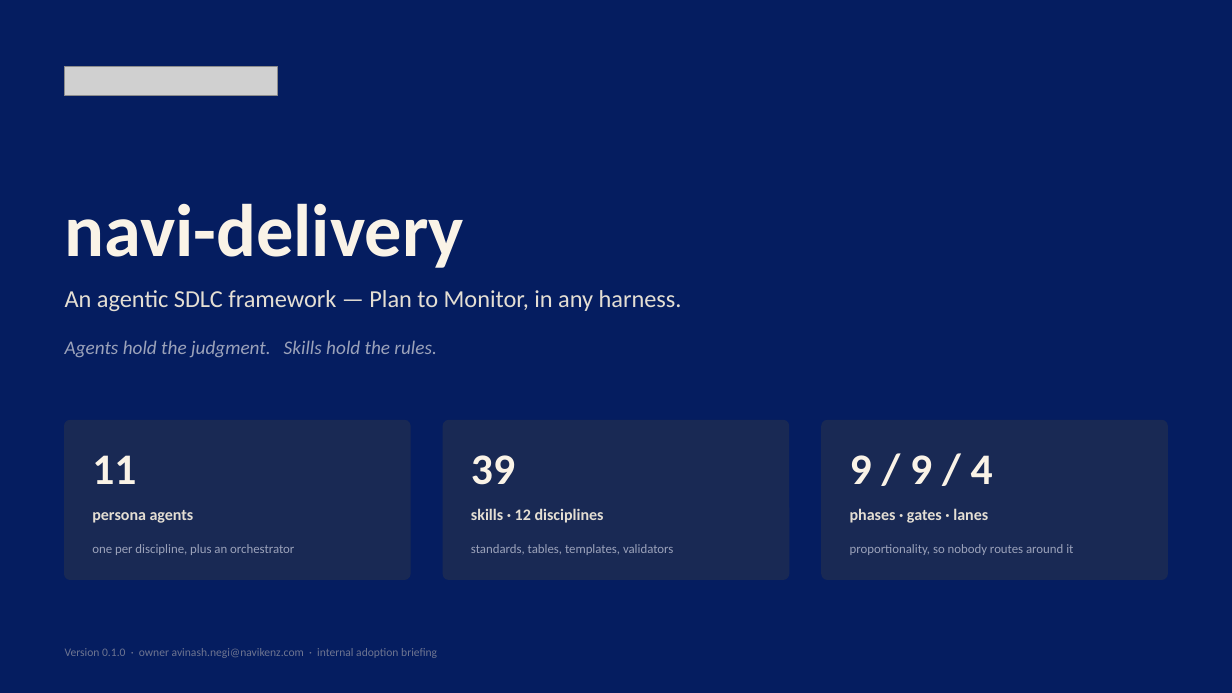
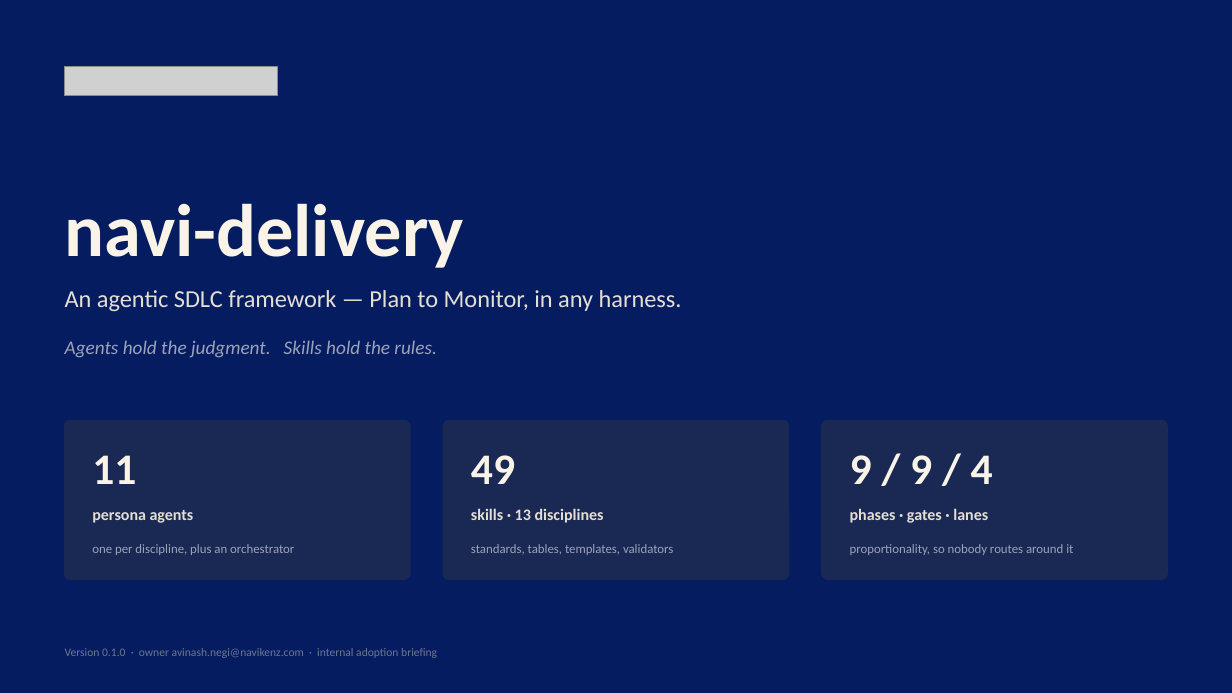
Before and after one commit to avinash-navikenz/agentic-skill-workflow, a slide deck: slide 1 of docs/navi-delivery-overview.pptx. Drawn at 1232x693 pixels with LibreOffice and Linux fonts; fonts in the diff are those of the drawing; grey boxes stand for pictures. Boxes give left, top, right and bottom in pixels: in the first picture for what was removed or moved away, otherwise in the second. Text is boxed around its words. In the diff, an @@ line names an element or a change of style, - is before the commit and + after.

```diff
--- a/docs/navi-delivery-overview.pptx
+++ b/docs/navi-delivery-overview.pptx
@@ text at <box>471,455,515,484</box>: text changed @@
-39
+49
@@ text at <box>471,508,604,523</box>: text changed @@
-skills · 12 disciplines
+skills · 13 disciplines
```
Also in this commit, not shown: 16 other slides changed, 2 slides added, 4 other files.
